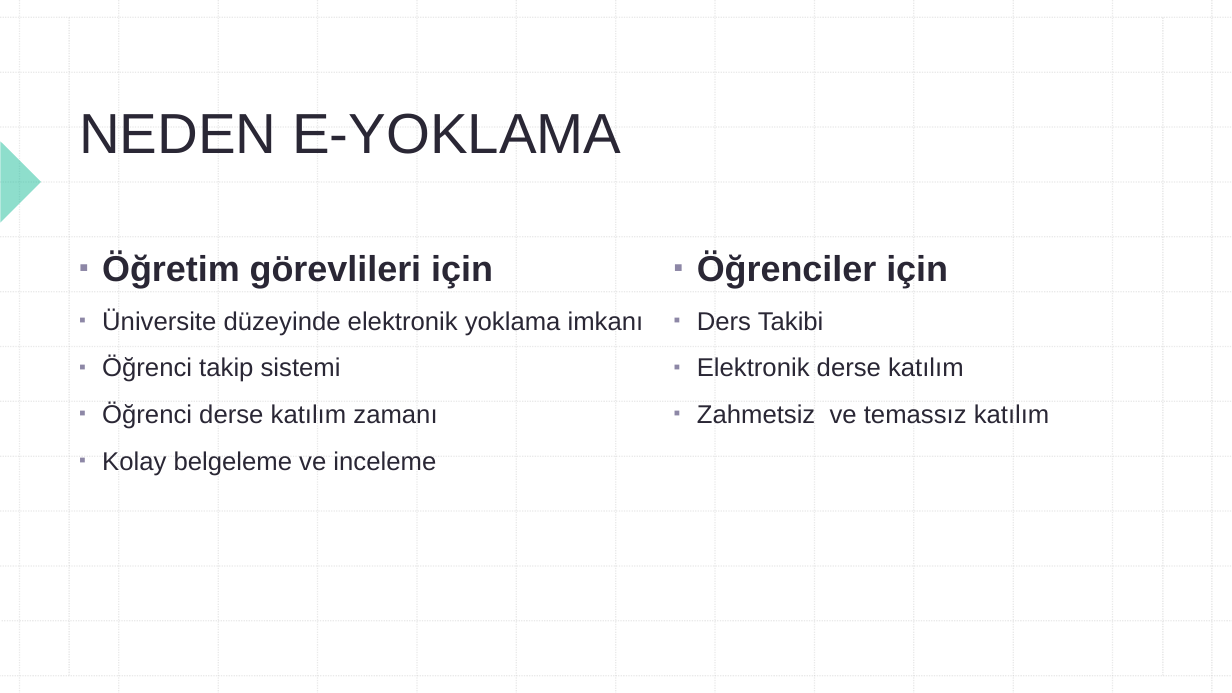
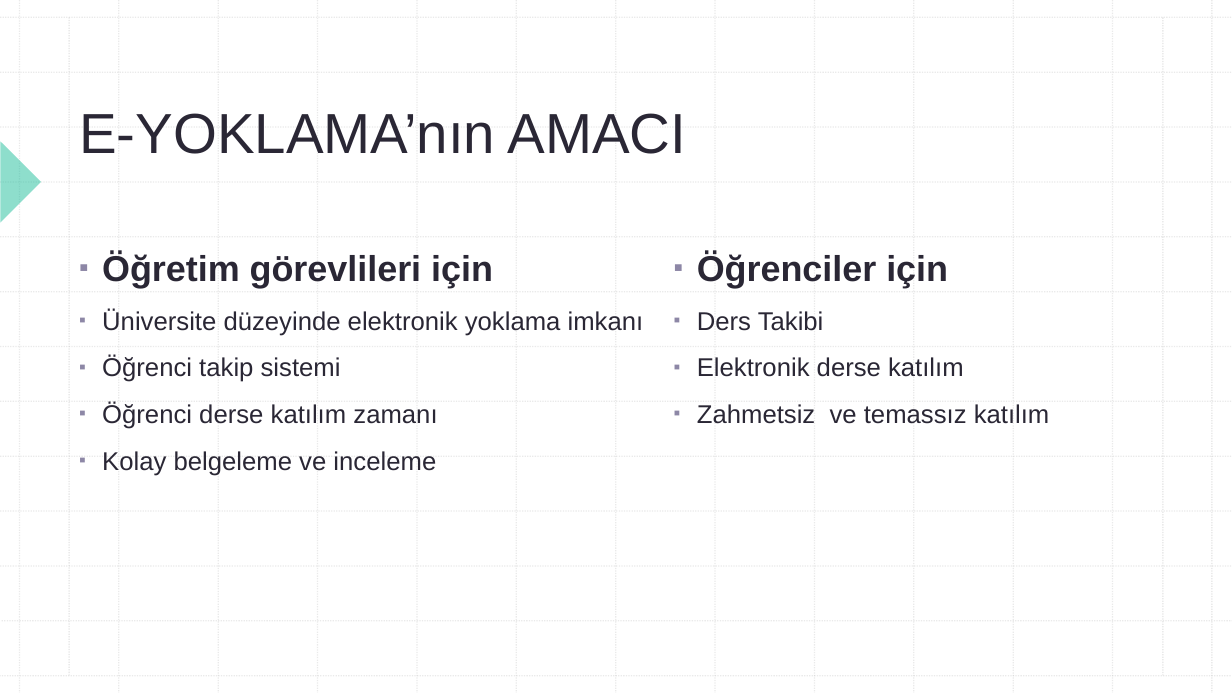
Before and after one commit to ibrahim-cinar/E-Attendance, a slide deck: slide 2 of WebProgramlamaE-Yoklama.pptx. Drawn at 1232x693 pixels with LibreOffice and Linux fonts; fonts in the diff are those of the drawing. Boxes give left, top, right and bottom in pixels: in the first picture for what was removed or moved away, otherwise in the second. Text is boxed around its words. In the diff, an @@ line names an element or a change of style, - is before the commit and + after.

```diff
--- a/WebProgramlamaE-Yoklama.pptx
+++ b/WebProgramlamaE-Yoklama.pptx
@@ title at <box>79,113,687,154</box>: text changed @@
-NEDEN E-YOKLAMA
+E-YOKLAMA’nın AMACI
```
